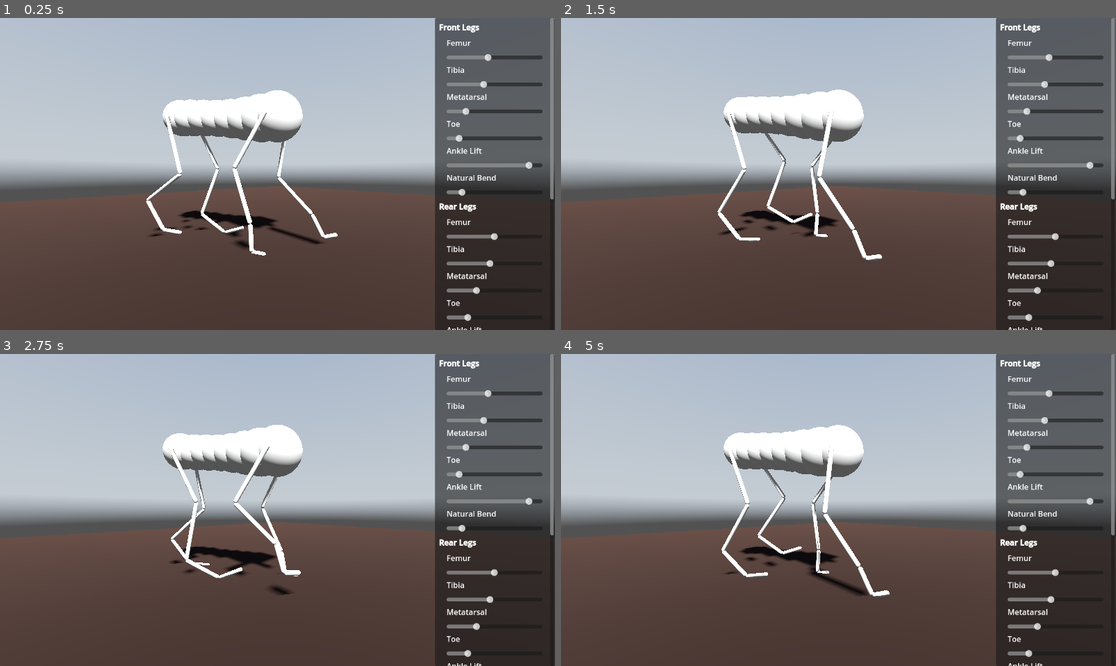
Above: before the commit, frames 1-4 (two rows, left to right).
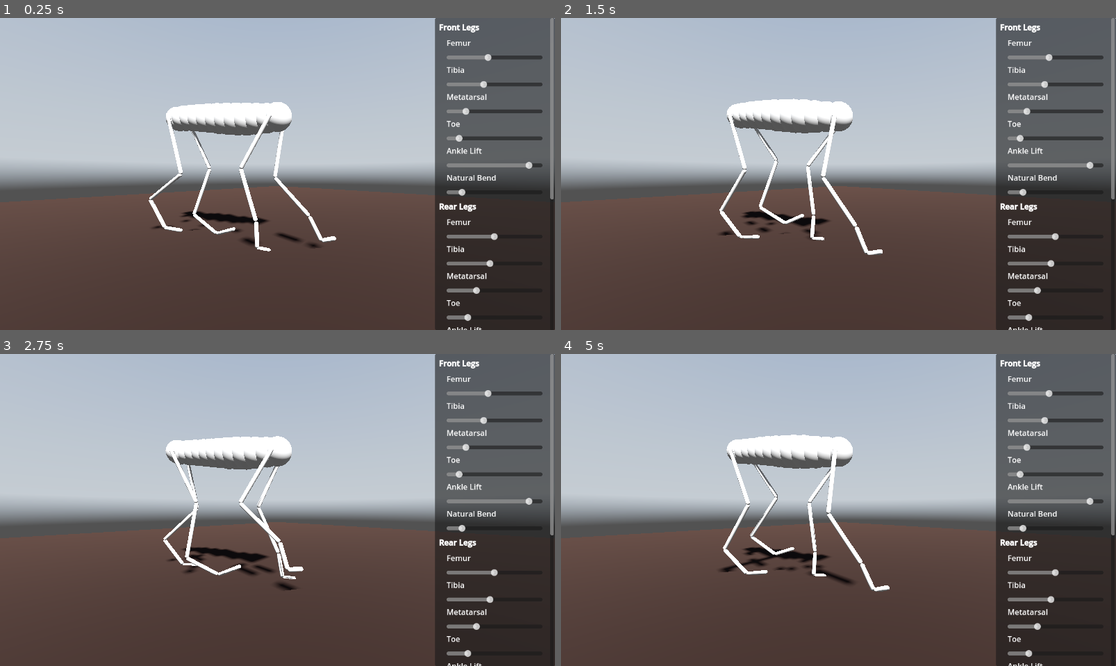
Above: after the commit, the same moments.

Repository: jehoz/legs-and-gaits
Game: Godot game, scene res://scenes/default.tscn
Two runs of this game, one before a commit and one after it. Both use one fixed random seed, a clock stepped at 60 frames per second and the inputs below. A sky picture missing from this copy of the repository is replaced by a grey-blue gradient.
Inputs:
- Up to frame 1 (0.25 s): no input
- Up to frame 2 (1.5 s): no input
- Up to frame 3 (2.75 s): no input
- Up to frame 4 (5 s): no input

The runs differ from the first frame. In frame 1, 3.9% of the frame differs, in the area x 26-61%, y 23-77%; in frame 2, 3.6%; in frame 3, 3.4%; in frame 4, 3.9%.

Commit message:
Tweak body params

Diff:
--- a/scenes/default.tscn
+++ b/scenes/default.tscn
@@ -8,7 +8,7 @@
 
 [sub_resource type="Curve" id="Curve_ed4xn"]
 max_value = 0.2
-_data = [Vector2(0, 0.151648), 0.0, 0.0, 0, 0, Vector2(0.502222, 0.140659), 0.0, 0.0, 0, 0, Vector2(1, 0.173626), 0.0, 0.0, 0, 0]
+_data = [Vector2(0, 0.101099), 0.0, 0.0, 0, 0, Vector2(0.691943, 0.120879), 0.0, 0.0, 0, 0, Vector2(1, 0.101099), 0.0, 0.0, 0, 0]
 point_count = 3
 
 [sub_resource type="Resource" id="Resource_vg5k8"]
@@ -35,7 +35,7 @@
 script = ExtResource("4_kntse")
 body_length = 1.0
 body_shape = SubResource("Curve_ed4xn")
-num_body_segments = 8
+num_body_segments = 12
 front_leg_blueprint = SubResource("Resource_vg5k8")
 rear_leg_blueprint = SubResource("Resource_7scyc")
 speed = 3.5
